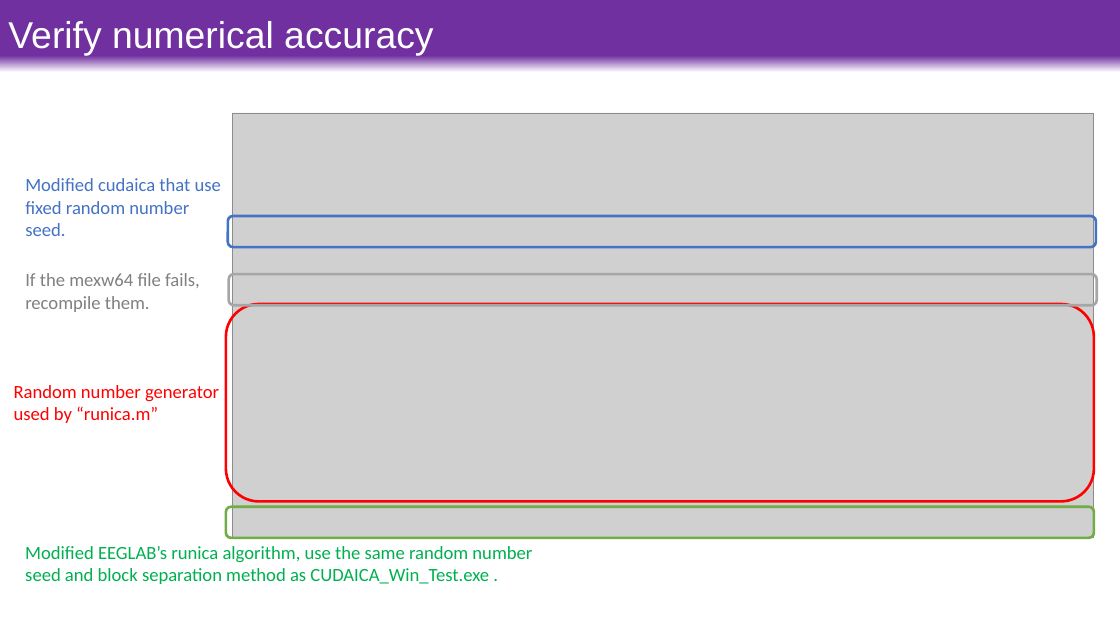
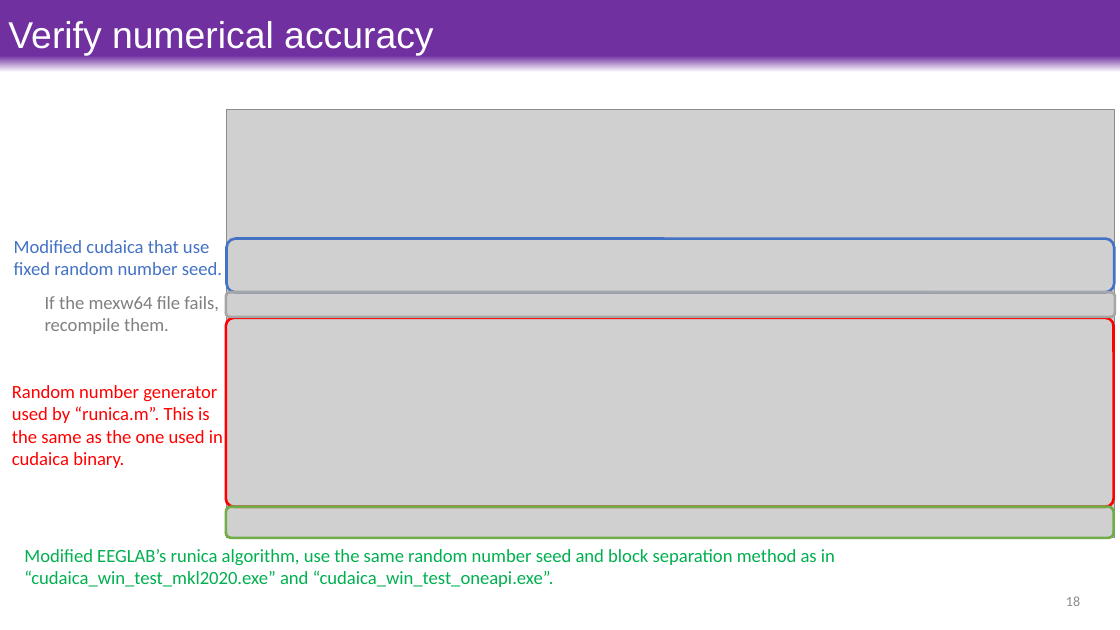
Before and after one commit to CloudyDory/cudaica_win, a slide deck: slide 18 of 2022-04-23 CUDAICA on Windows.pptx. Drawn at 1120x630 pixels with LibreOffice and Linux fonts; fonts in the diff are those of the drawing; grey boxes stand for pictures. Boxes give left, top, right and bottom in pixels: in the first picture for what was removed or moved away, otherwise in the second. Text is boxed around its words. In the diff, an @@ line names an element or a change of style, - is before the commit and + after.

```diff
--- a/2022-04-23 CUDAICA on Windows.pptx
+++ b/2022-04-23 CUDAICA on Windows.pptx
@@ picture: place and size @@
-picture at box(232, 113, 1094, 538)
+picture at box(227, 109, 1115, 538)
@@ rounded rectangle: place and size @@
-rounded rectangle at box(228, 216, 1096, 247)
+rounded rectangle at box(227, 239, 1115, 292)
@@ text at box(14, 240, 222, 275): text changed @@
-Modified cudaica that use fixed random number
-seed.
+Modified cudaica that use fixed random number seed.
@@ text "If the mexw64 file fails, ...": place and size @@
-text "If the mexw64 file fails, ..." at box(25, 273, 200, 312)
+text "If the mexw64 file fails, ..." at box(45, 296, 219, 334)
@@ rounded rectangle: place and size @@
-rounded rectangle at box(229, 274, 1096, 305)
+rounded rectangle at box(226, 292, 1115, 317)
@@ rounded rectangle: place and size @@
-rounded rectangle at box(226, 304, 1094, 502)
+rounded rectangle at box(226, 318, 1114, 507)
@@ rounded rectangle at box(226, 318, 1114, 507): proportions changed @@
@@ text at box(12, 385, 223, 468): text changed @@
-Random number generator used by “runica.m”
+Random number generator used by “runica.m”. This is the same as the one used in cudaica binary.
@@ rounded rectangle: place and size @@
-rounded rectangle at box(226, 507, 1094, 538)
+rounded rectangle at box(226, 507, 1114, 538)
@@ text at box(24, 549, 835, 587): text changed @@
-Modified EEGLAB’s runica algorithm, use the same random number seed and block separation method as CUDAICA_Win_Test.exe .
+Modified EEGLAB’s runica algorithm, use the same random number seed and block separation method as in “cudaica_win_test_mkl2020.exe” and “cudaica_win_test_oneapi.exe”.
@@ page number added at box(1066, 596, 1080, 606), 12 pt, text #8C8C8C @@
+18
```
Also in this commit, not shown: 17 other slides changed.
